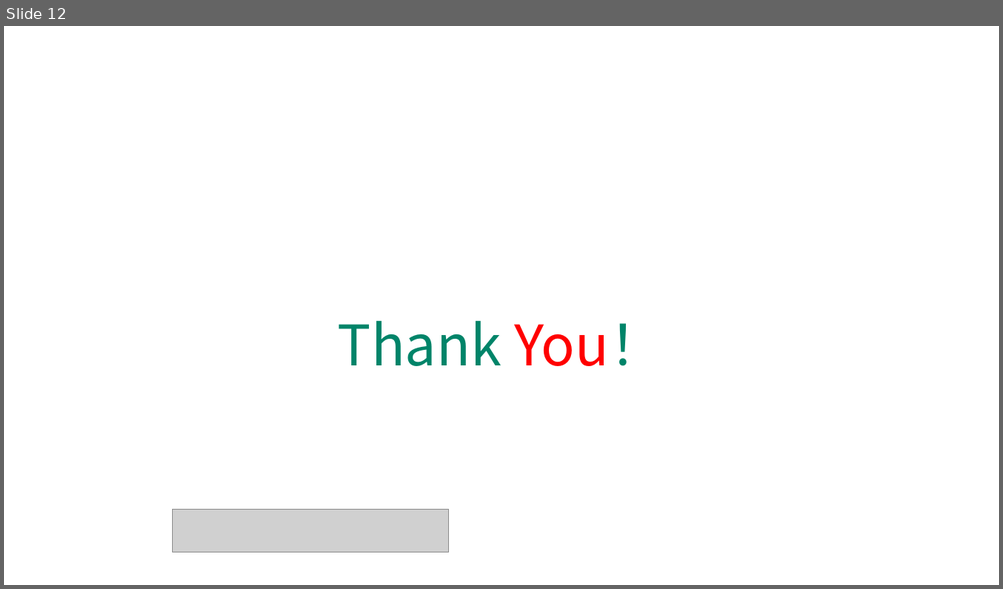
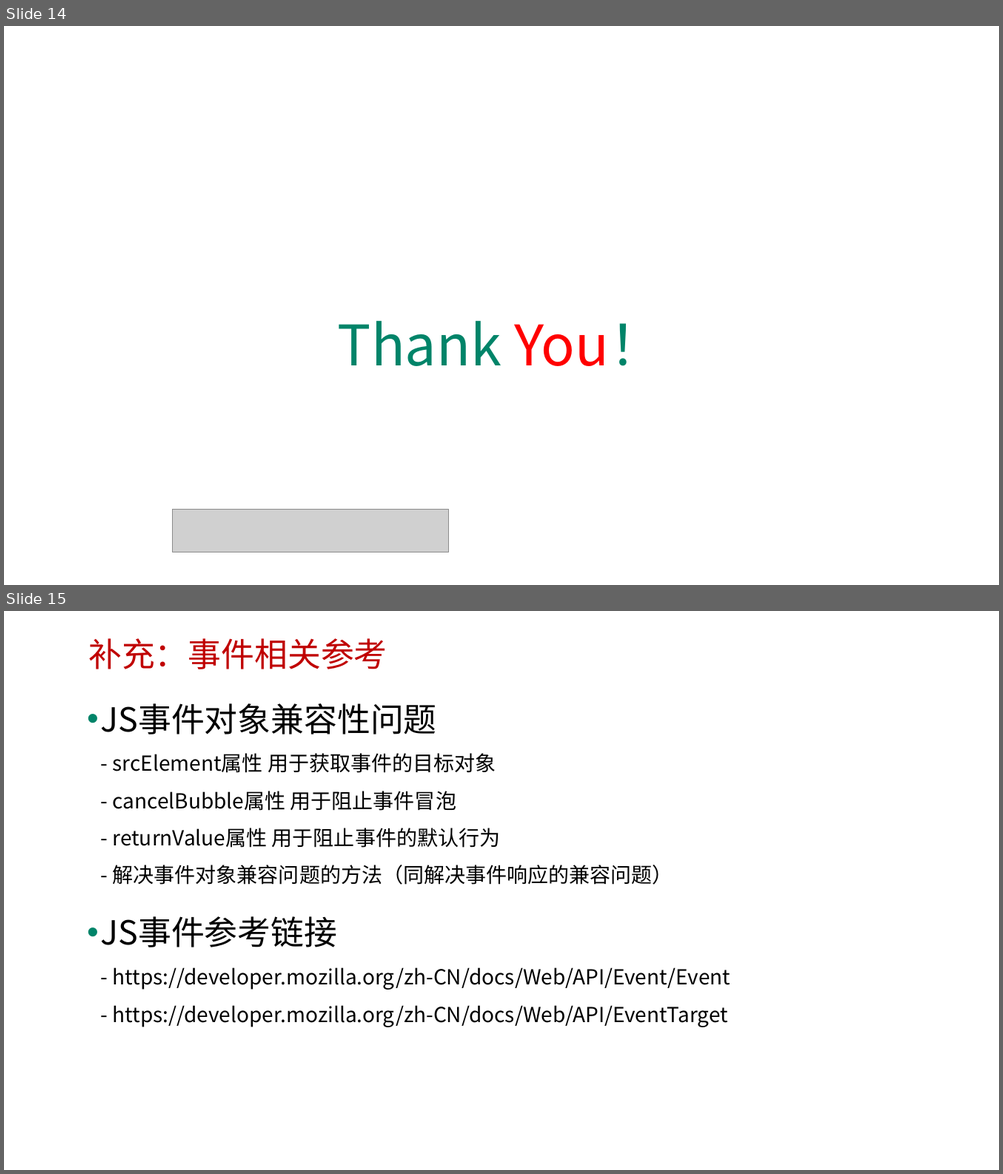
Before and after one commit to edu2act/course-javascript-advanced, a slide deck: 课程PPT/25.事件处理（事件流-待修改）.pptx. Shown one above the other, each under a label of ours: slide 12 before the commit, slides 14 and 15 after it. The pictures are 1003x589 and 1003x1174 pixels, drawn with LibreOffice and Linux fonts; fonts in the diff are those of the drawing; grey boxes stand for pictures; background and template pictures are left out. Boxes give left, top, right and bottom in pixels: in the first picture for what was removed or moved away, otherwise in the second. Text is boxed around its words. In the diff, an @@ line names an element or a change of style, - is before the commit and + after.

```diff
--- a/课程PPT/25.事件处理（事件流-待修改）.pptx
+++ b/课程PPT/25.事件处理（事件流-待修改）.pptx
@@ slide 15 added at bbox=[4, 611, 999, 1170], background picture (left out) @@
@@ text added at bbox=[88, 638, 387, 669], 32 pt, text #C00000 @@
+补充：事件相关参考
@@ text added at bbox=[101, 703, 731, 1028], 20 pt, text #000000 @@
+• JS事件对象兼容性问题
+  - srcElement属性 用于获取事件的目标对象
+  - cancelBubble属性 用于阻止事件冒泡
+  - returnValue属性 用于阻止事件的默认行为
+  - 解决事件对象兼容问题的方法（同解决事件响应的兼容问题）
+• JS事件参考链接
+  - https://developer.mozilla.org/zh-CN/docs/Web/API/Event/Event
+  - https://developer.mozilla.org/zh-CN/docs/Web/API/EventTarget
@@ what was slide 12 is now slide 14 @@
```
Also in this commit, not shown: 7 slides changed, 4 other slides added, 2 slides removed, 5 other files.
